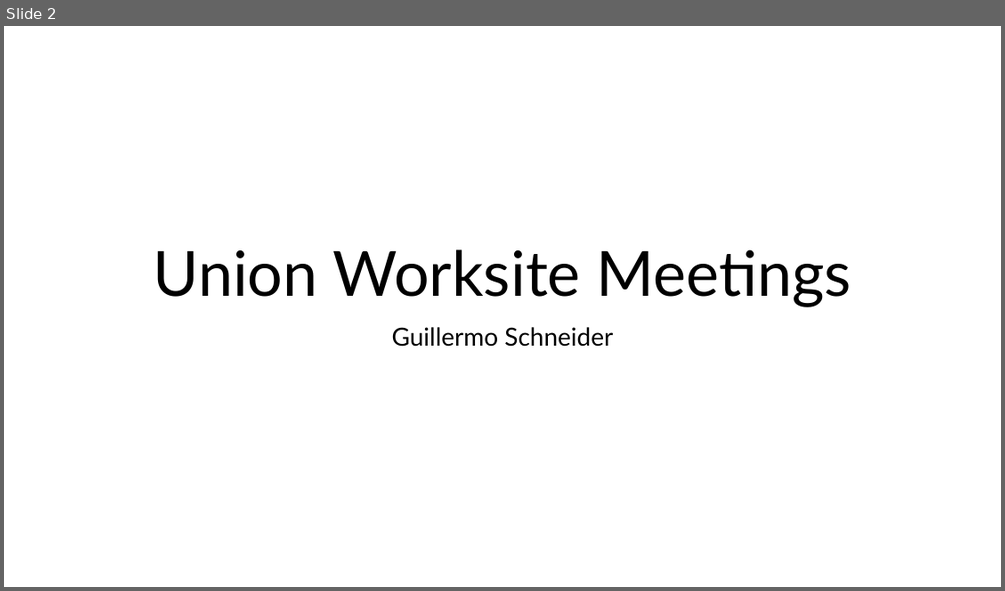
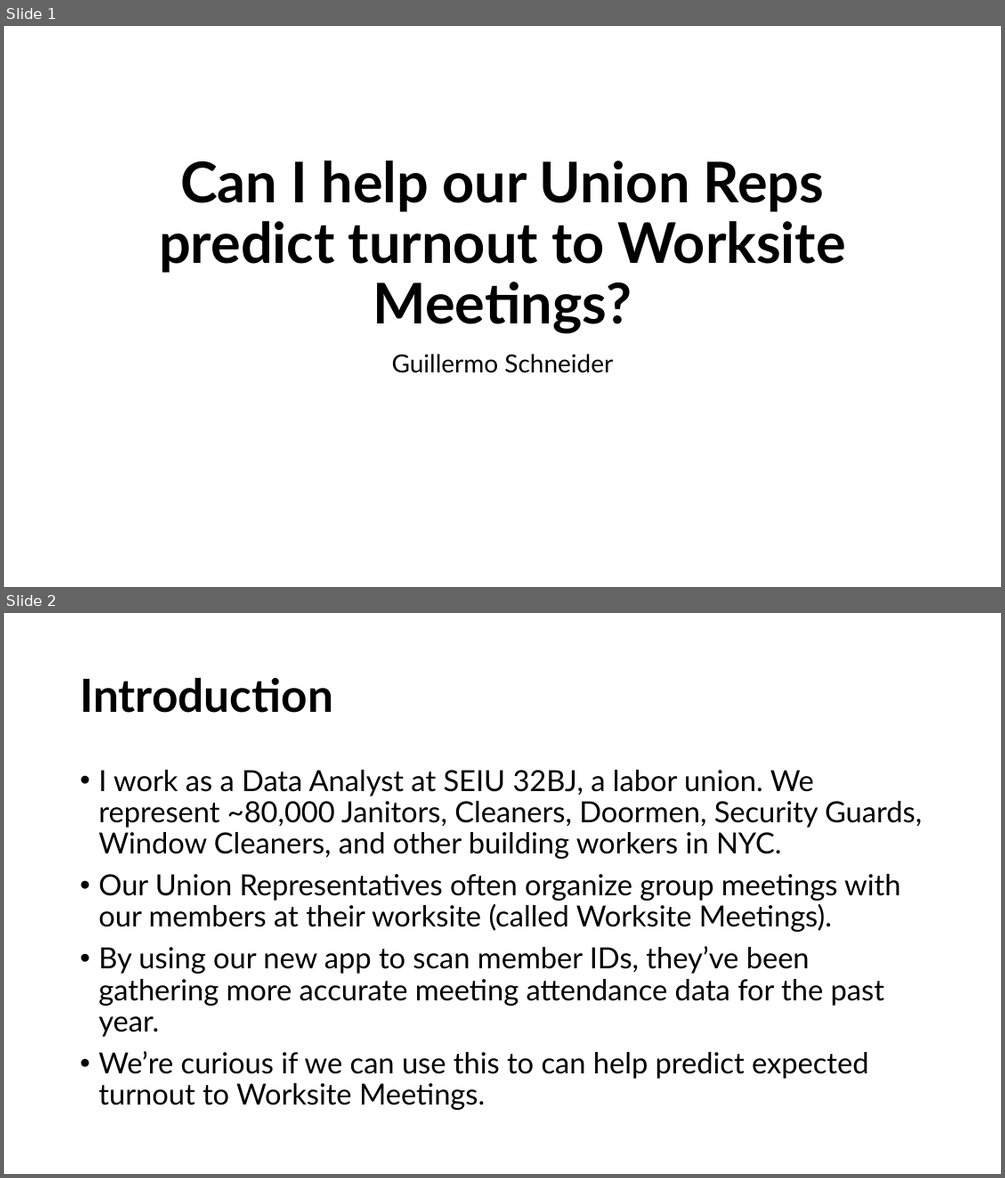
Before and after one commit to GuillermoCharlesSchneider/DATA-606, a slide deck: Project/FinalProjectPresentation.pptx. Shown one above the other, each under a label of ours: slide 2 before the commit, slides 1 and 2 after it. The pictures are 1005x591 and 1005x1178 pixels, drawn with LibreOffice and Linux fonts; fonts in the diff are those of the drawing. Boxes give left, top, right and bottom in pixels: in the first picture for what was removed or moved away, otherwise in the second. Text is boxed around its words. In the diff, an @@ line names an element or a change of style, - is before the commit and + after.

```diff
--- a/Project/FinalProjectPresentation.pptx
+++ b/Project/FinalProjectPresentation.pptx
@@ slide 2 added at (4, 613, 1001, 1174), background #FFFFFF @@
@@ title added at (80, 678, 333, 713), 44 pt, text #000000, bold @@
+Introduction
@@ text added at (98, 770, 922, 1110), 28 pt, text #000000 @@
+• I work as a Data Analyst at SEIU 32BJ, a labor union. We represent ~80,000 Janitors, Cleaners, Doormen, Security Guards, Window Cleaners, and other building workers in NYC.
+• Our Union Representatives often organize group meetings with our members at their worksite (called Worksite Meetings).
+• By using our new app to scan member IDs, they’ve been gathering more accurate meeting attendance data for the past year.
+• We’re curious if we can use this to can help predict expected turnout to Worksite Meetings.
@@ what was slide 2 is now slide 1 @@
@@ slide 1 changed as well @@
@@ title at (159, 160, 846, 334): text changed; size 60 to 54 pt; bold on @@
-Union Worksite Meetings
+Can I help our Union Reps predict turnout to Worksite Meetings?
@@ subtitle "Guillermo Schneider": place and size @@
-subtitle "Guillermo Schneider" at (392, 327, 613, 346)
+subtitle "Guillermo Schneider" at (392, 354, 613, 373)
```
Also in this commit, not shown: 12 other slides added, 6 slides removed, 4 other files.
